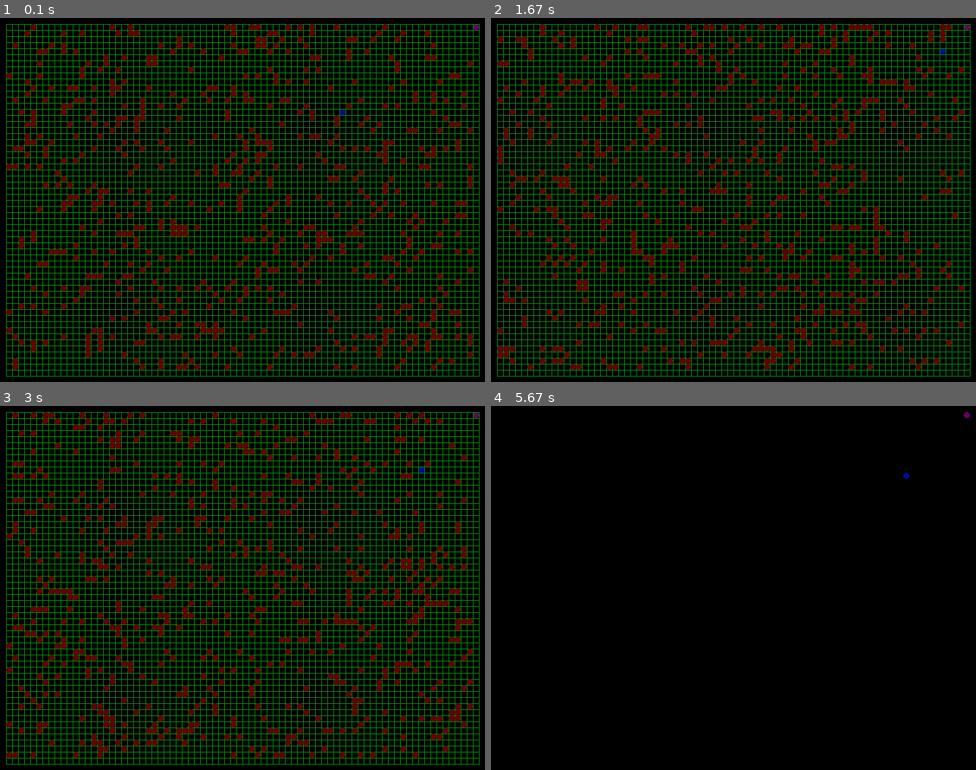
Above: before the commit, frames 1-4 (two rows, left to right).
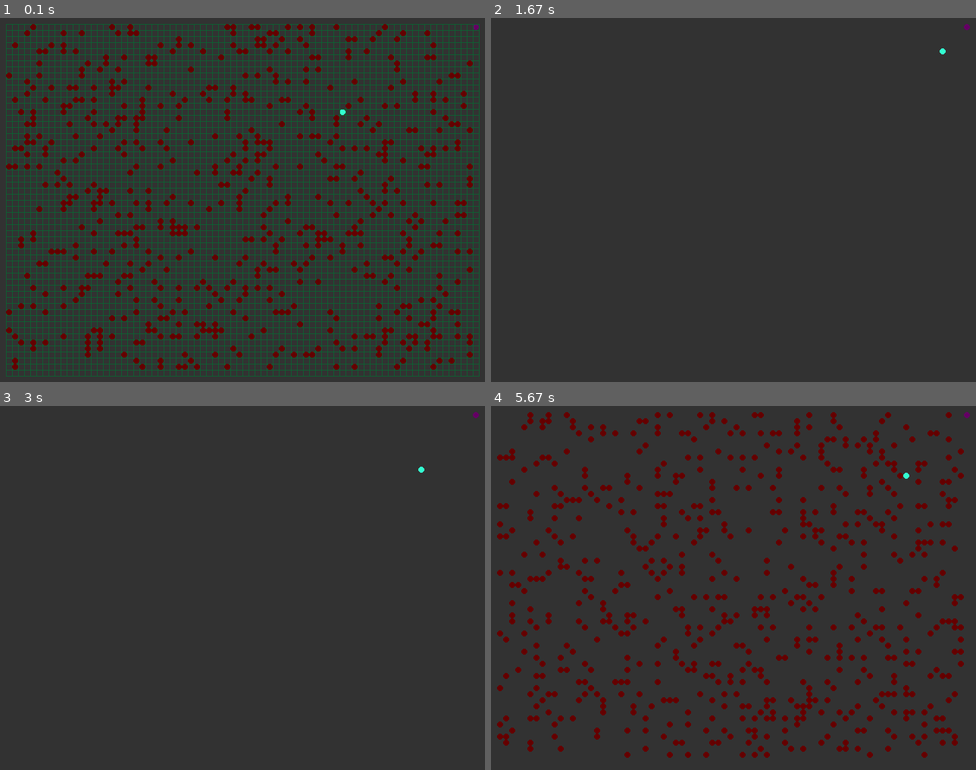
Above: after the commit, the same moments.

Repository: LucianoKendz/MyPythonLearning
Game: pygame game, started from src/pathfinder.py
The game is run twice, just before and just after one commit, with the same random seed, the same clock (stepped at 60 frames per second) and the same inputs.
Inputs:
- Up to frame 1 (0.1 s): no input
- Up to frame 2 (1.67 s): tap T at 0.33 s; tap B at 0.67 s
- Up to frame 3 (3 s): hold R 2-2.47 s
- Up to frame 4 (5.67 s): hold T 3.5-3.97 s; hold B 4-4.47 s; tap T at 5.5 s

The runs differ from the first frame. In frame 1, 90% of the frame differs, in the area x 0-100%, y 0-100%; in frame 2, 100%; in frame 3, 100%; in frame 4, 100%.

Commit message:
Update pathfinder.py

Diff:
--- a/src/pathfinder.py
+++ b/src/pathfinder.py
@@ -3,7 +3,7 @@
 	My first try on path finder code, using PyGame module.
 """
 __author__ = "Luciano Kendzierski"
-__version__ = "0.0.1"
+__version__ = "0.0.2"
 __email__ = "luciano.kendzierski@gmail.com"
 
 
@@ -17,18 +17,25 @@
 		self.H_DISP = 600
 		# Table Config
 		self.SpotSize = 10
-		self.tableLineColor = (0,155,10)
+		self.tableLineColor = (10, 100, 50)
 		self.tableLineWidth = 1
 		self.borderDistance = 1
 		self.blockPinsCount = 700
 		self.blockPinsColor = (100,0,0)
+		self.show_block_pins = True
+		self.showTable = True
 
 		# Pin Config
 		self.PinRadius = int(self.SpotSize/2)
 
 		# Walker
-		self.walkerColor = (0,10,155)
+		self.walkerColor = ( 51, 255 , 208 )
 		self.targetColor = (100,0,100)
+
+		self.backGroundColor = ( 50 , 50 , 50 )
+		self.tickValue = 60
+
+
 
 	def get_resolution(self):
 		return (self.W_DISP,self.H_DISP)
@@ -86,7 +93,14 @@
 	def update(self):
 		pass
 
-	def draw(self, display):
+	def draw(self, display, draw_lines=True, draw_block_pins=True):
+		if draw_lines:
+			self.draw_lines(display)
+
+		if draw_block_pins:
+			self.draw_block_pins(display)
+
+	def draw_lines(self, display):
 		for index in range(self.borderDistance, self.width_spots):
 			tmpPos = index * self.SpotSize
 			startPoint = (tmpPos, self.SpotSize)
@@ -99,6 +113,7 @@
 			endPoint = (self.d_width-self.SpotSize, tmpPos)
 			pygame.draw.line(display, self.lineColor, startPoint, endPoint, self.lineWidth)
 
+	def draw_block_pins(self, display):
 		for blockPin in self.blockPins:
 			tmpPin = Pin(self.config, self.config.blockPinsColor, blockPin)
 			tmpPin.draw(display, self)
@@ -212,12 +227,13 @@
 				self.finish = True
 
 class Game:
-	def __init__(self, config):
+	def __init__(self, config, display ):
+		self.display = display
 		self.config = config
 		self.table = Table(self.config)
 		self.walker = Walker(self.config, self.table)
 		self.over = False
-		self.showTable = True
+		self.clock = pygame.time.Clock()
 
 	def update(self):
 		self.table.update()
@@ -229,45 +245,54 @@
 	def draw(self, display):
 		self.walker.draw(display)
 
-		if self.showTable:
-			self.table.draw(display)
+		self.table.draw(display, self.config.showTable, self.config.show_block_pins)
+
+	def events( self ):
+		for event in pygame.event.get():
+			self.event_checker( event )
+
+	def event_checker( self, event ):
+		if event.type == pygame.QUIT:
+				pygame.quit()
+				quit()
+
+		if event.type == pygame.KEYDOWN:
+			if event.key in (pygame.K_q, pygame.K_ESCAPE):
+				pygame.quit()
+				quit()
+
+			if event.key == pygame.K_r:
+				self.over = True
+
+			if event.key == pygame.K_t:
+				self.config.showTable = False if self.config.showTable else True
+
+			if event.key == pygame.K_b:
+				self.config.show_block_pins = False if self.config.show_block_pins else True
+
+	def run( self ):
+		while not self.over:
+			self.display.fill( self.config.backGroundColor )
+
+			self.events()
+
+			self.update()
+			self.draw(self.display)
+
+
+			pygame.display.flip()
+			self.clock.tick( self.config.tickValue )
+
 
 def main():
 	pygame.init()
 	config = Config()
-	resolution = config.get_resolution()
-
-	display = pygame.display.set_mode(resolution)
+	display = pygame.display.set_mode( config.get_resolution() )
 	pygame.display.set_caption("Teste")
-	clock = pygame.time.Clock()
 
 	while True:
-
-		game = Game(config)
-
-		while not game.over:
-			display.fill(0)
-
-			for event in pygame.event.get():
-				if event.type == pygame.QUIT:
-					pygame.quit()
-					quit()
-
-				if event.type == pygame.KEYDOWN:
-					if event.key in (pygame.K_q, pygame.K_ESCAPE):
-						pygame.quit()
-						quit()
-					if event.key == pygame.K_r:
-						game.over = True
-
-					if event.key == pygame.K_t:
-						game.showTable = False if game.showTable else True
-
-			game.update()
-			game.draw(display)
-
-			pygame.display.flip()
-			clock.tick(60)
+		game = Game(config, display)
+		game.run()
 
 
 if __name__ == '__main__':
